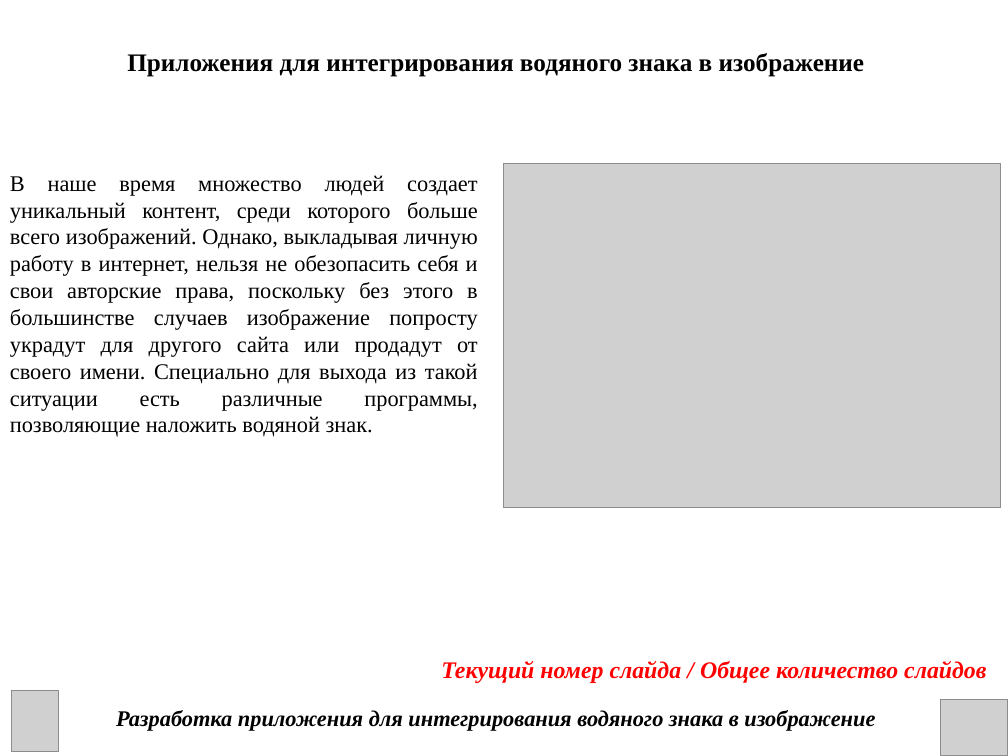
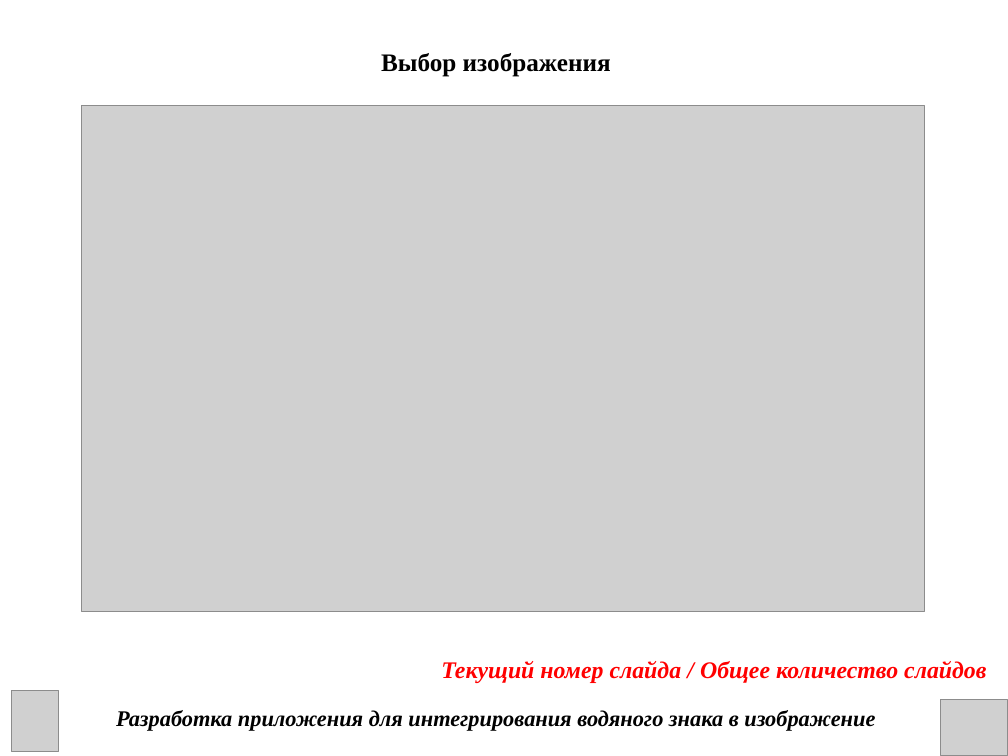
Before and after one commit to DanChoys1/DanChoys, a slide deck: slide 6 of КП презентация.ppt. Drawn at 1008x756 pixels with LibreOffice and Linux fonts; fonts in the diff are those of the drawing; grey boxes stand for pictures. Boxes give left, top, right and bottom in pixels: in the first picture for what was removed or moved away, otherwise in the second. Text is boxed around its words. In the diff, an @@ line names an element or a change of style, - is before the commit and + after.

```diff
--- a/КП презентация.ppt
+++ b/КП презентация.ppt
@@ text at (381,53,611,77): text changed @@
-Приложения для интегрирования водяного знака в изображение
+Выбор изображения
@@ picture: place and size @@
-picture at (504,163,1001,507)
+picture at (82,106,924,611)
@@ text removed at (10,175,478,437) @@
-В наше время множество людей создает уникальный контент, среди которого больше всего изображений. Однако, выкладывая личную работу в интернет, нельзя не обезопасить себя и свои авторские права, поскольку без этого в большинстве случаев изображение попросту украдут для другого сайта или продадут от своего имени. Специально для выхода из такой ситуации есть различные программы, позволяющие наложить водяной знак.
```
Also in this commit, not shown: 4 other slides changed.
